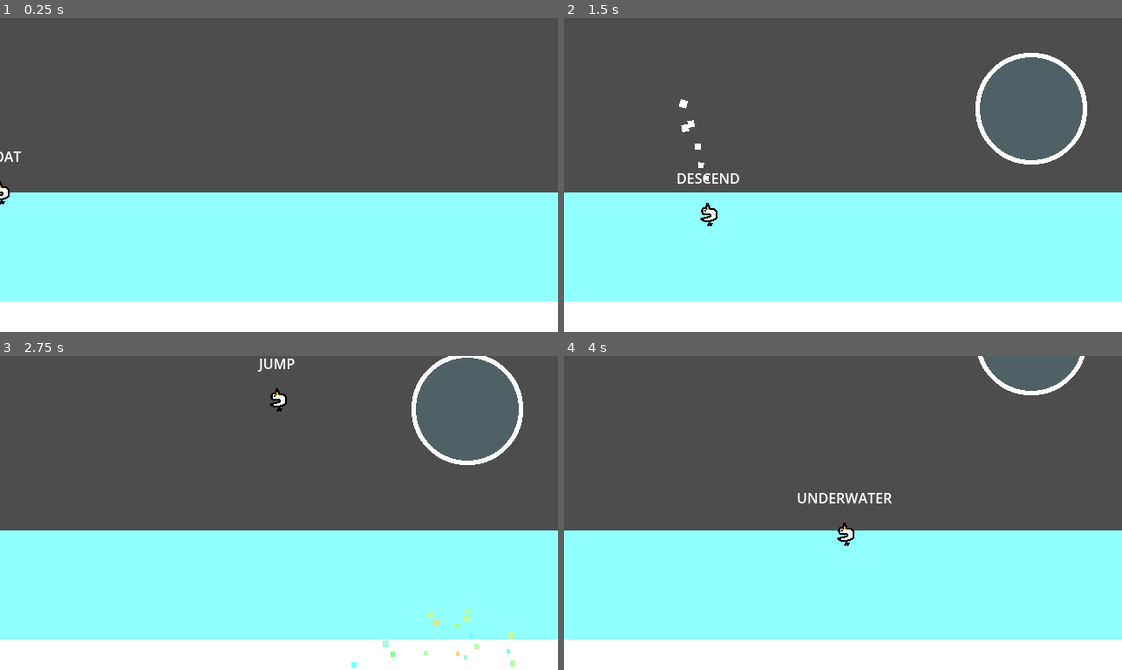
Above: before the commit, frames 1-4 (two rows, left to right).
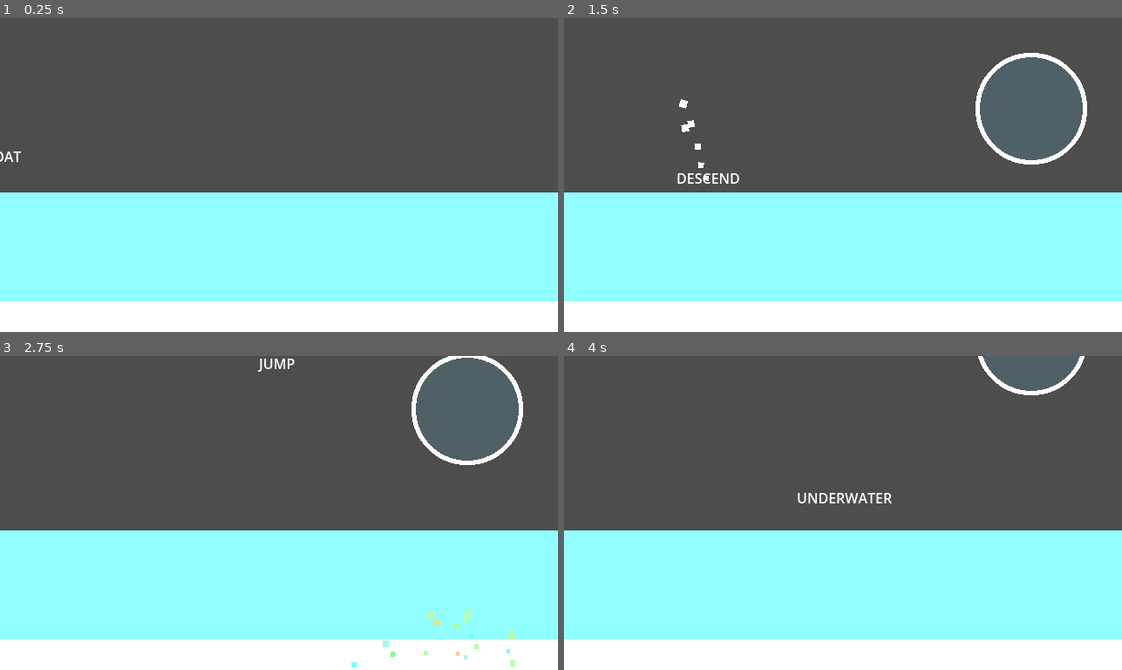
Above: after the commit, the same moments.

Repository: ron0studios/Global-Game-Jam-2025
Game: Godot game, scene res://objects/sandbox.tscn
The game is run twice, just before and just after one commit, with the same random seed, the same clock (stepped at 60 frames per second) and the same inputs. The engine's default icon, where the game draws it, is replaced by a stand-in: a white triangle on a blue panel in a dark square.
Inputs (mouse positions are in pixels of both pictures, inside the frame that each line leads up to):
- Up to frame 1 (0.25 s): no input
- Up to frame 2 (1.5 s): tap Enter at 0.5 s; move the mouse to (965, 159) at 0.52 s; hold Right (ui_right) 0.53-1.28 s; hold Space (blow) 0.53-1.28 s; move the mouse to (731, 190) at 1.27 s; hold Down (ui_down) from 1.28 s (still down); tap Space (blow) at 1.35 s
- Up to frame 3 (2.75 s): move the mouse to (334, 443) at 2.02 s; release Down (ui_down) at 2.03 s; hold Right (ui_right) from 2.03 s (still down); hold Space (blow) from 2.03 s (still down)
- Up to frame 4 (4 s): move the mouse to (815, 575) at 2.77 s; release Right (ui_right) at 2.78 s; release Space (blow) at 2.78 s; hold Up (ui_up) 2.78-3.53 s; tap Space (blow) at 2.85 s; move the mouse to (1010, 560) at 3.52 s; hold Left (ui_left) from 3.53 s (still down); hold Space (blow) from 3.53 s (still down)

The runs differ from the first frame. In frame 1, less than 0.1% of the frame differs, in the area x 0-2%, y 51-60%; in frame 2, 0.1%, in the area x 24-28%, y 58-67%; in frame 3, 0.1%; in frame 4, 0.1%.

Commit message:
good night

Diff:
--- a/objects/player.tscn
+++ b/objects/player.tscn
@@ -35,6 +35,14 @@
 atlas = ExtResource("3_po0rm")
 region = Rect2(32, 32, 32, 32)
 
+[sub_resource type="AtlasTexture" id="AtlasTexture_bjckk"]
+atlas = ExtResource("3_po0rm")
+region = Rect2(32, 96, 32, 32)
+
+[sub_resource type="AtlasTexture" id="AtlasTexture_r41vj"]
+atlas = ExtResource("3_po0rm")
+region = Rect2(0, 96, 32, 32)
+
 [sub_resource type="SpriteFrames" id="SpriteFrames_y1w2h"]
 animations = [{
 "frames": [{
@@ -59,6 +67,11 @@
 "name": &"idle",
 "speed": 10.0
 }, {
+"frames": [],
+"loop": true,
+"name": &"spin",
+"speed": 5.0
+}, {
 "frames": [{
 "duration": 1.0,
 "texture": SubResource("AtlasTexture_fqoq7")
@@ -71,10 +84,16 @@
 }, {
 "duration": 1.0,
 "texture": SubResource("AtlasTexture_q60ql")
+}, {
+"duration": 1.0,
+"texture": SubResource("AtlasTexture_bjckk")
+}, {
+"duration": 1.0,
+"texture": SubResource("AtlasTexture_r41vj")
 }],
-"loop": true,
+"loop": false,
 "name": &"turn",
-"speed": 5.0
+"speed": 15.0
 }]
 
 [sub_resource type="RectangleShape2D" id="RectangleShape2D_beq50"]
@@ -94,8 +113,7 @@
 
 [node name="AnimatedSprite2D" type="AnimatedSprite2D" parent="."]
 sprite_frames = SubResource("SpriteFrames_y1w2h")
-animation = &"turn"
-frame_progress = 0.404462
+animation = &"spin"
 
 [node name="Label" type="Label" parent="."]
 anchors_preset = 7
Not shown: 1 places in objects/buoyancy.tscn that only renumber resources
Not shown: 1 places in objects/player.tscn that only renumber resources
